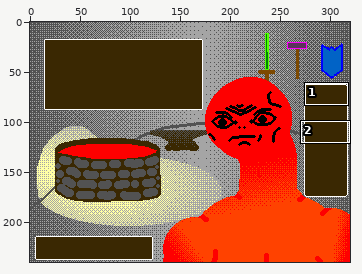
Edited in one commit: pixel-art file (Sprites/crafting_menu/shell_menu.aseprite). Above, an overview of the earlier version with the close-up marked.
Close-up. Old version:
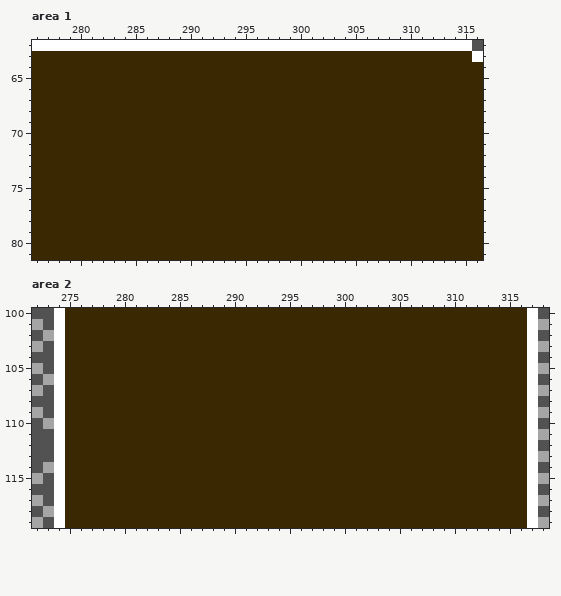
320x240 pixels, 1 frame. Shown: area 1: x 276..316, y 62..81; area 2: x 272..318, y 100..119. The commit also changed other parts of the picture, which this record leaves out.
After:
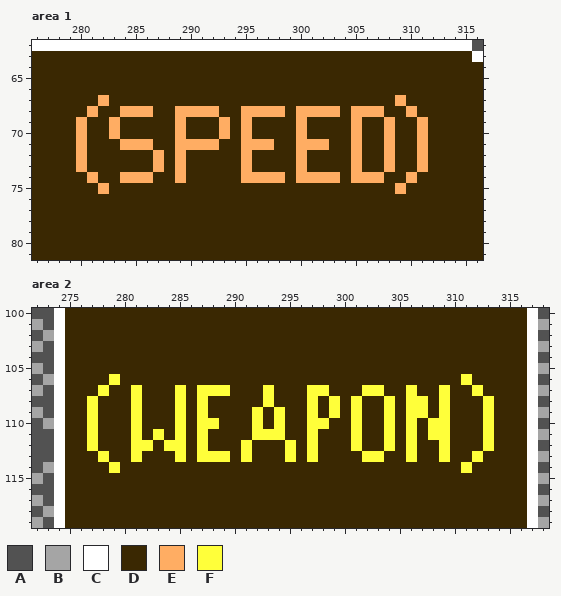
Palette (. is transparent): A #525252  B #a5a5a5  C #ffffff  D #3a2802  E #ffad63  F #ffff3a
The exact change:
layer "Back Button" added
--- area 1, layer "Back Button"
@@ x 276..316 @@
 66 DDDDDDDDDDDDDDDDDDDDDDDDDDDDDDDDDDDDDDDDD
-67 DDDDDDDDDDDDDDDDDDDDDDDDDDDDDDDDDDDDDDDDD
-68 DDDDDDDDDDDDDDDDDDDDDDDDDDDDDDDDDDDDDDDDD
-69 DDDDDDDDDDDDDDDDDDDDDDDDDDDDDDDDDDDDDDDDD
-70 DDDDDDDDDDDDDDDDDDDDDDDDDDDDDDDDDDDDDDDDD
-71 DDDDDDDDDDDDDDDDDDDDDDDDDDDDDDDDDDDDDDDDD
-72 DDDDDDDDDDDDDDDDDDDDDDDDDDDDDDDDDDDDDDDDD
-73 DDDDDDDDDDDDDDDDDDDDDDDDDDDDDDDDDDDDDDDDD
-74 DDDDDDDDDDDDDDDDDDDDDDDDDDDDDDDDDDDDDDDDD
-75 DDDDDDDDDDDDDDDDDDDDDDDDDDDDDDDDDDDDDDDDD
+67 DDDDDDEDDDDDDDDDDDDDDDDDDDDDDDDDDEDDDDDDD
+68 DDDDDEDDEEEDDEEEEDDEEEEDEEEEDEEEDDEDDDDDD
+69 DDDDEDDEDDDDDEDDDEDEDDDDEDDDDEDDEDDEDDDDD
+70 DDDDEDDEDDDDDEDDDEDEDDDDEDDDDEDDEDDEDDDDD
+71 DDDDEDDDEEEDDEEEEDDEEEDDEEEDDEDDEDDEDDDDD
+72 DDDDEDDDDDDEDEDDDDDEDDDDEDDDDEDDEDDEDDDDD
+73 DDDDEDDDDDDEDEDDDDDEDDDDEDDDDEDDEDDEDDDDD
+74 DDDDDEDDEEEDDEDDDDDEEEEDEEEEDEEEDDEDDDDDD
+75 DDDDDDEDDDDDDDDDDDDDDDDDDDDDDDDDDEDDDDDDD
 76 DDDDDDDDDDDDDDDDDDDDDDDDDDDDDDDDDDDDDDDDD
--- area 2, layer "Back Button"
@@ x 272..318 @@
 105 BACDDDDDDDDDDDDDDDDDDDDDDDDDDDDDDDDDDDDDDDDDDCB
-106 ABCDDDDDDDDDDDDDDDDDDDDDDDDDDDDDDDDDDDDDDDDDDCA
-107 BACDDDDDDDDDDDDDDDDDDDDDDDDDDDDDDDDDDDDDDDDDDCB
-108 AACDDDDDDDDDDDDDDDDDDDDDDDDDDDDDDDDDDDDDDDDDDCA
-109 BACDDDDDDDDDDDDDDDDDDDDDDDDDDDDDDDDDDDDDDDDDDCB
-110 ABCDDDDDDDDDDDDDDDDDDDDDDDDDDDDDDDDDDDDDDDDDDCA
-111 AACDDDDDDDDDDDDDDDDDDDDDDDDDDDDDDDDDDDDDDDDDDCB
-112 AACDDDDDDDDDDDDDDDDDDDDDDDDDDDDDDDDDDDDDDDDDDCA
-113 AACDDDDDDDDDDDDDDDDDDDDDDDDDDDDDDDDDDDDDDDDDDCB
-114 ABCDDDDDDDDDDDDDDDDDDDDDDDDDDDDDDDDDDDDDDDDDDCA
+106 ABCDDDDFDDDDDDDDDDDDDDDDDDDDDDDDDDDDDDDFDDDDDCA
+107 BACDDDFDDFDDDFDFFFDDDFDDDFFDDDFFDDFDDFDDFDDDDCB
+108 AACDDFDDDFDDDFDFDDDDDFDDDFDFDFDDFDFFDFDDDFDDDCA
+109 BACDDFDDDFDDDFDFDDDDFDFDDFDFDFDDFDFFDFDDDFDDDCB
+110 ABCDDFDDDFDDDFDFFDDDFDFDDFFDDFDDFDFDFFDDDFDDDCA
+111 AACDDFDDDFDFDFDFDDDDFFFDDFDDDFDDFDFDFFDDDFDDDCB
+112 AACDDFDDDFFDFFDFDDDFDDDFDFDDDFDDFDFDDFDDDFDDDCA
+113 AACDDDFDDFDDDFDFFFDFDDDFDFDDDDFFDDFDDFDDFDDDDCB
+114 ABCDDDDFDDDDDDDDDDDDDDDDDDDDDDDDDDDDDDDFDDDDDCA
 115 BACDDDDDDDDDDDDDDDDDDDDDDDDDDDDDDDDDDDDDDDDDDCB
Where, in picture pixels (left, top, right, bottom), the same in both close-ups:
changed: (76, 95, 428, 194)
changed: (87, 374, 494, 473)
